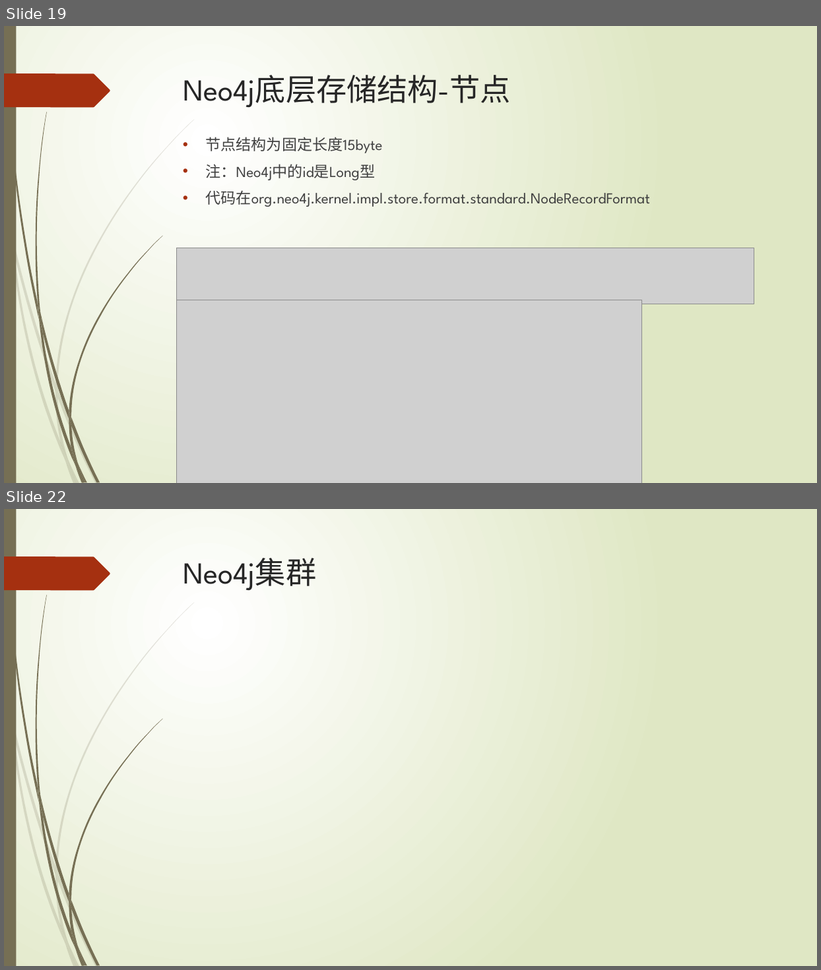
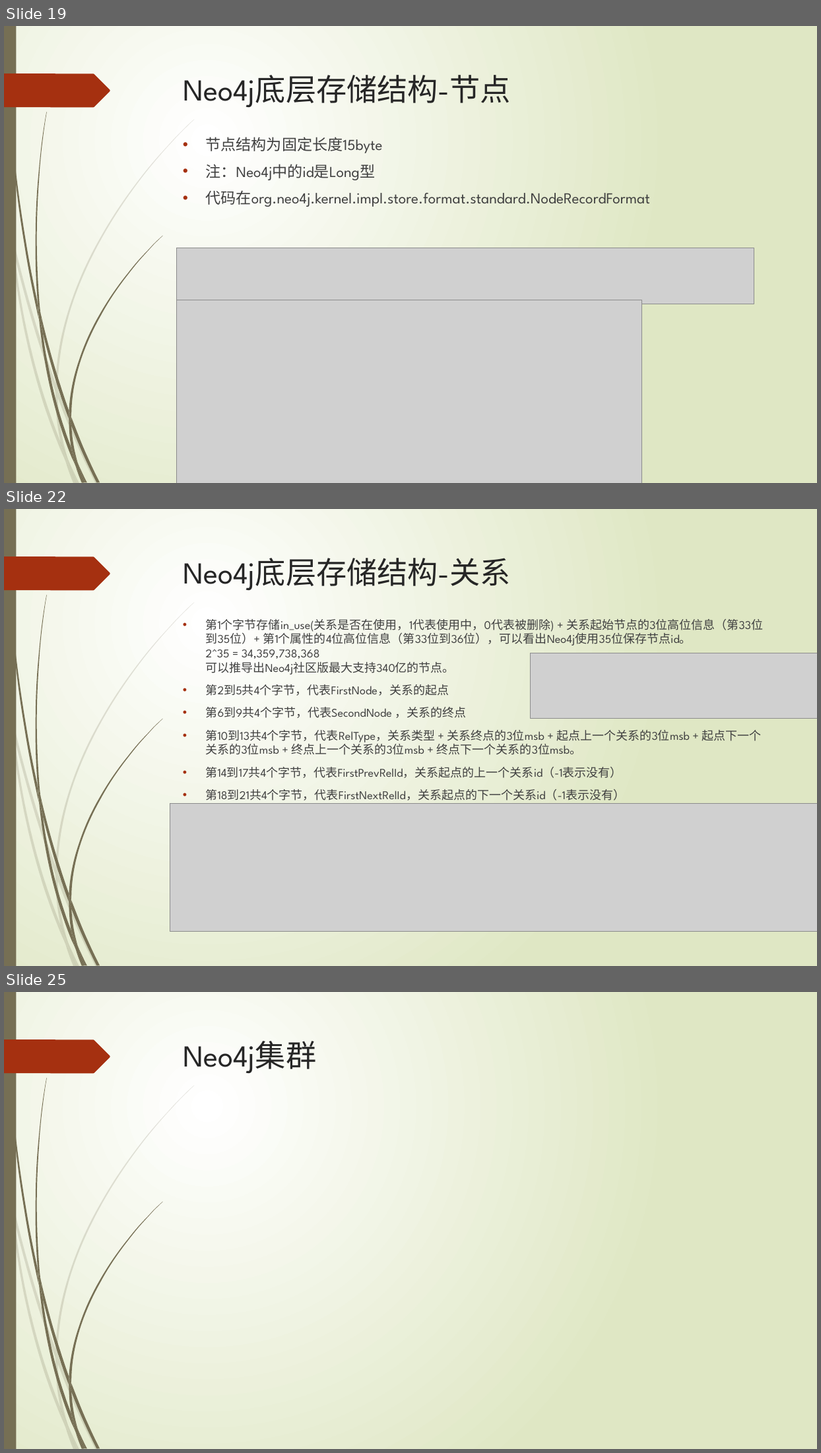
Before and after one commit to xljnc/thor, a slide deck: doc/Neo4j简介.pptx. Shown one above the other, each under a label of ours: slides 19 and 22 before the commit, slides 19, 22 and 25 after it; the slides between them are not shown. The pictures are 821x970 and 821x1453 pixels, drawn with LibreOffice and Linux fonts; fonts in the diff are those of the drawing; grey boxes stand for pictures. Boxes give left, top, right and bottom in pixels: in the first picture for what was removed or moved away, otherwise in the second. Text is boxed around its words. In the diff, an @@ line names an element or a change of style, - is before the commit and + after.

```diff
--- a/doc/Neo4j简介.pptx
+++ b/doc/Neo4j简介.pptx
@@ slide 22 added at [4,509,817,966], background gradient #FFFFFF to #DFE8C4; not listed: 24 template elements that a slide beside it also shows @@
@@ title added at [183,558,511,590], 36 pt, text #262626 @@
+Neo4j底层存储结构-关系
@@ text added at [206,619,763,801], 14 pt, text #404040 @@
+• 第1个字节存储in_use(关系是否在使用，1代表使用中，0代表被删除) + 关系起始节点的3位高位信息（第33位到35位）+ 第1个属性的4位高位信息（第33位到36位），可以看出Neo4j使用35位保存节点id。
+  2^35 = 34,359,738,368
+  可以推导出Neo4j社区版最大支持340亿的节点。
+• 第2到5共4个字节，代表FirstNode，关系的起点
+• 第6到9共4个字节，代表SecondNode ，关系的终点
+• 第10到13共4个字节，代表RelType，关系类型 + 关系终点的3位msb + 起点上一个关系的3位msb + 起点下一个关系的3位msb + 终点上一个关系的3位msb + 终点下一个关系的3位msb。
+• 第14到17共4个字节，代表FirstPrevRelId，关系起点的上一个关系id（-1表示没有）
+• 第18到21共4个字节，代表FirstNextRelId，关系起点的下一个关系id（-1表示没有）
@@ picture added at [531,654,817,719] @@
@@ picture added at [170,803,817,931] @@
@@ what was slide 22 is now slide 25 @@
```
Also in this commit, not shown: 4 slides changed, 2 other slides added.
